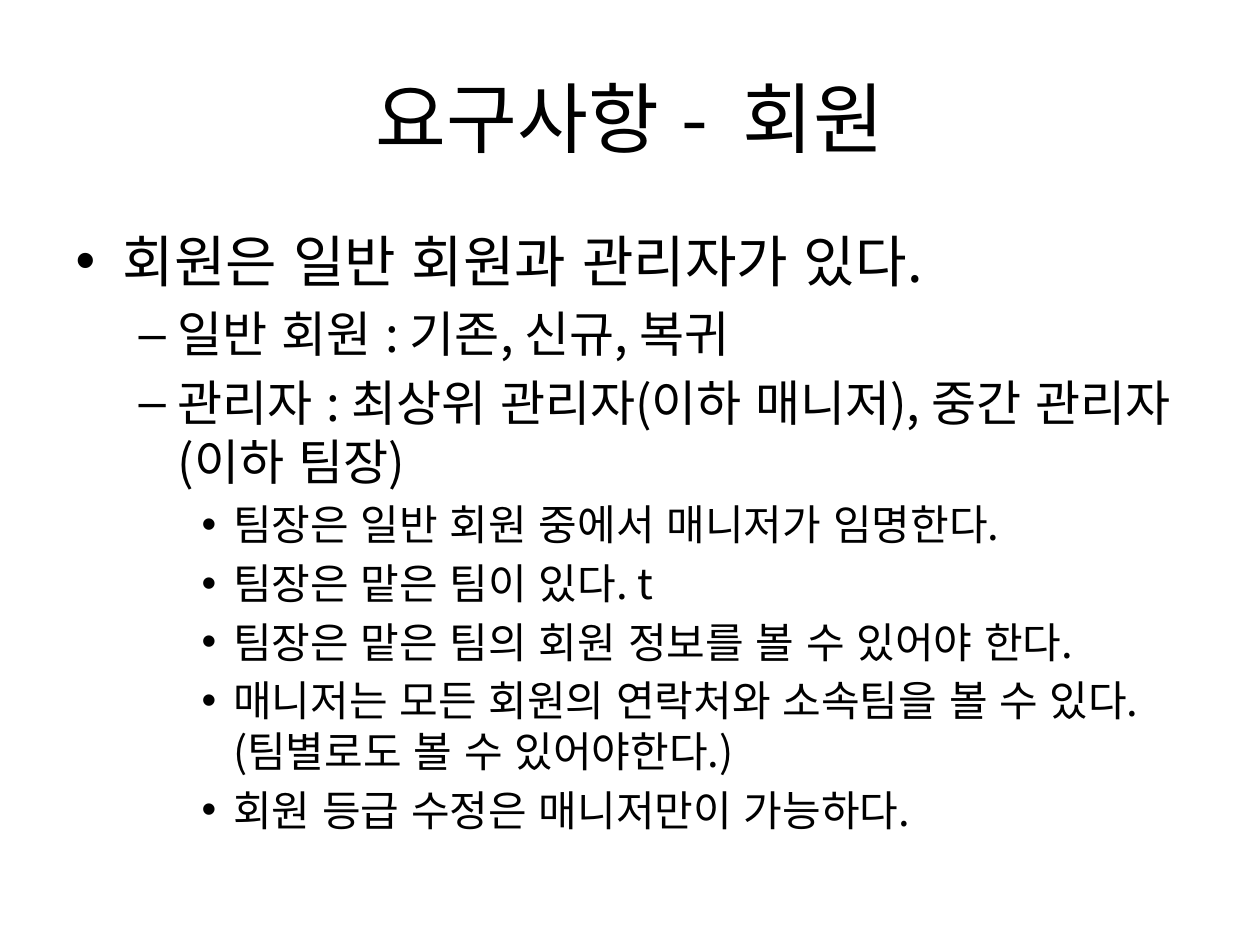
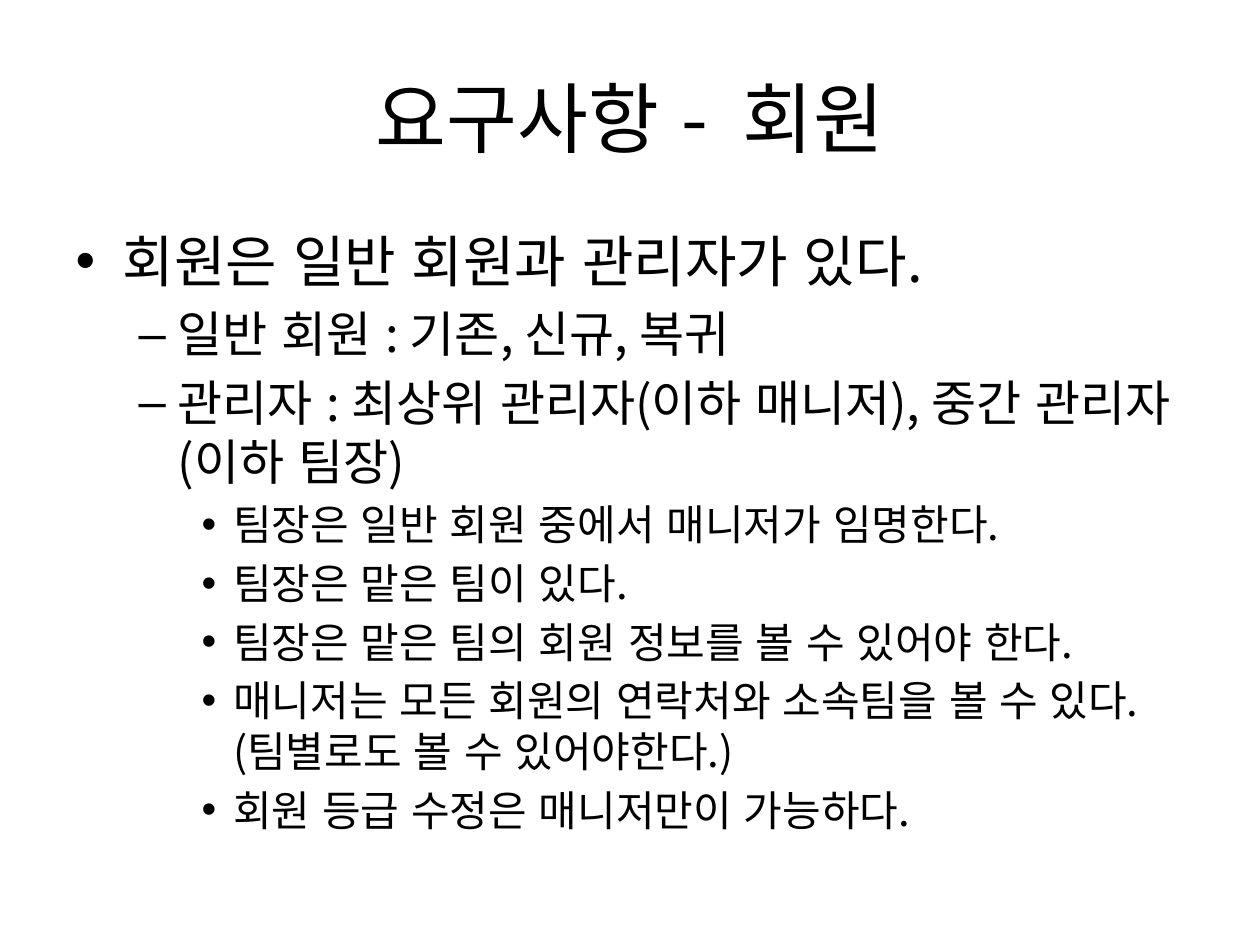
Before and after one commit to mulcamptest/study, a slide deck: slide 1 of Danceple/요구사항.pptx. Drawn at 1260x945 pixels with LibreOffice and Linux fonts; fonts in the diff are those of the drawing. Boxes give left, top, right and bottom in pixels: in the first picture for what was removed or moved away, otherwise in the second. Text is boxed around its words. In the diff, an @@ line names an element or a change of style, - is before the commit and + after.

```diff
--- a/Danceple/요구사항.pptx
+++ b/Danceple/요구사항.pptx
@@ text at [233, 564, 628, 603]: text changed @@
-    • 팀장은 맡은 팀이 있다. t
+    • 팀장은 맡은 팀이 있다.
```
Also in this commit, not shown: 11 other files.
